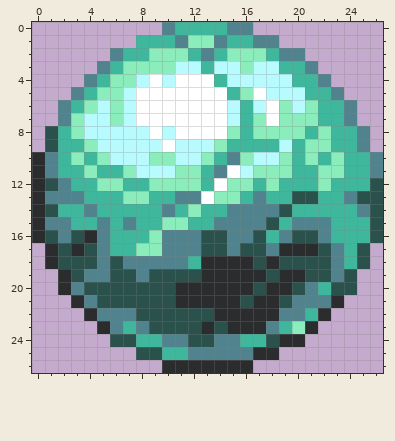
Two states of a pixel-art sprite, Assets/Bosses/GlassMiniboss/GlassBubble.png. The first picture shows the starting point.
The file is 54x54 pixels, drawn in blocks of 2x2; one block is one cell here.
After:
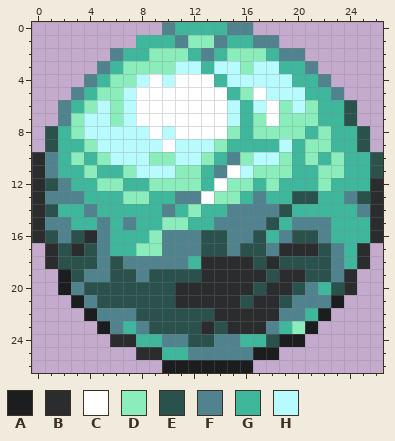
Palette (. is transparent): A #1b1d1e  B #2b2c2d  C #ffffff  D #8aedbb  E #2a514b  F #50838e  G #3fb79c  H #b8fbff
From old to new:
@@ x 0..26 @@
  5 ...FGDDHCCCCCCCGDCHHHGGF...
- 6 ..FGDHDHCCCCCCCHGHCDHDGGF..
- 7 ..FDHHDHCCCCCCCHGDCDDDGGF..
- 8 .EGDHHHHHCHCCCCDGDDDDGDGGF.
- 9 .EGGDHHHHHCHHHDGGGGHGDDGGF.
-10 BFGDGDHHHDDHHDGFDHHDGDGDGGF
-11 BFGGDGGDHHHDDGFCHDDDGGDDGGF
-12 BEFGGDDGGDDDDGCDDGDGGGDGGGE
-13 BFFFGGGDDGGFFCDDGFGGEEGGFEE
-14 BEGGFGGGGGFGDGGFFFFEGGGGGFE
-15 BFFGGFGFGGDDGGFFFFEGFFFGGGE
-16 BEFEBFGGGDFFFEEFFEGFEEFGGGE
-17 .BEBEFGGDDFFFEEFEEFBBBEFGE.
-18 .BEEEFEFFFFFGBBBBEBEEEEFGE.
-19 ..BEFFEEFEEEEBBBBBEBBEEFE..
-20 ..BFEEEEEEEBBBBBBEBBEFGEE..
-21 ...BFEEEEEEBBBBBEBBEFFFB...
-22 ....BFFFEEEEEEBBBBBFFGB....
-23 .....BFGFEEEEBEBBBFGDB.....
-24 ......EEGGFFEEFFGGEBB......
-25 ........EEGGFFFFFBB........
-26 ..........BBBBBBB..........
+ 6 ..FGDHDHCCCCCCCHGHCDHDGGE..
+ 7 ..FDHHDHCCCCCCCHGDCDDDGGE..
+ 8 .EGDHHHHHCHCCCCDGDDDDGDGGE.
+ 9 .EGGDHHHHHCHHHDGGGGHGDDGGE.
+10 BFGDGDHHHDDHHDGFDHHDGDGDGGE
+11 BFGGDGGDHHHDDGFCHDDDGGDDGGE
+12 BEFGGDDGGDDDDGCDDGDGGGDGGGB
+13 BFFFGGGDDGGFFCDDGFGGEEGGFEB
+14 BEGGFGGGGGFGDGGFFFFEGGGGGFB
+15 BFFGGFGFGGDDGGFFFFEGFFFGGGB
+16 BEFEBFGGGDFFFEEFFEGFEEFGGGB
+17 .BEBEFGGDDFFFEEFEEFBBBEFGB.
+18 .BEEEFEFFFFFGBBBBEBEEEEFGB.
+19 ..AEFFEEFEEEEBBBBBEBBEEFB..
+20 ..AFEEEEEEEBBBBBBEBBEFGEB..
+21 ...AFEEEEEEBBBBBEBBEFFFA...
+22 ....AFFFEEEEEEBBBBBFFGA....
+23 .....AFGFEEEEBEBBBFGDA.....
+24 ......BBGGFFEEFFGGEAA......
+25 ........BBGGFFFFFAA........
+26 ..........AAAAAAA..........
Where, in picture pixels (left, top, right, bottom), the same in both pictures:
changed: (58, 100, 383, 373)
